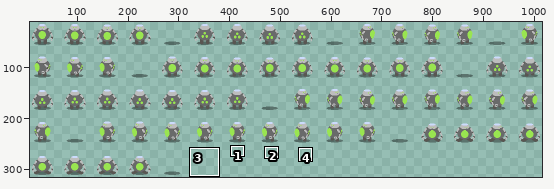
File history of a sprite sheet, Assets/Sprites/b0b/b0b.png. The first picture is a wide view before the edit; the outline marks the close-up.
Close-up. As it was:
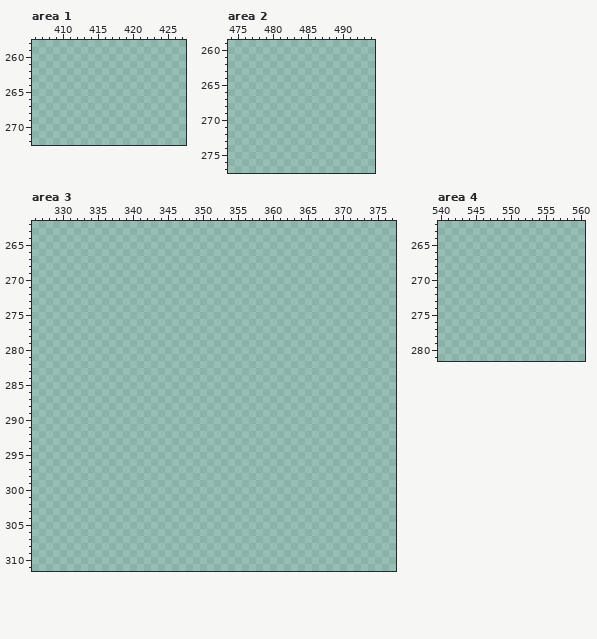
The file is 1024x512 pixels. Shown: area 1: x 406..427, y 258..272; area 2: x 474..494, y 259..277; area 3: x 326..377, y 262..311; area 4: x 540..560, y 262..281. The wide view leaves out empty margins. The commit also changed other parts of the picture, which this record leaves out.
After:
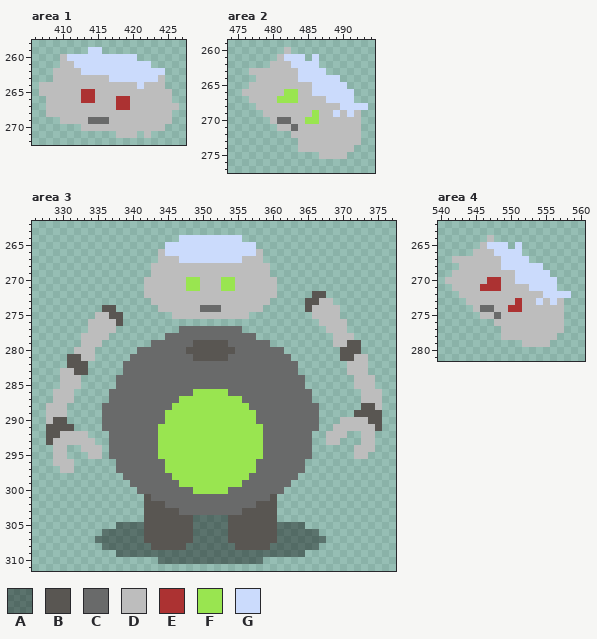
Palette (. is transparent): A #00000065  B #595652  C #696a6a  D #bdbdbd  E #ac3232  F #99e550  G #cbdbfc
Edits made:
Changed rows in their new state; - is an unchanged pixel.
Area 1:
first column x 407:
259 -------GG-----------
260 ---DGGGGGGGGGG------
261 ---DDGGGGGGGGGGG----
262 --DDDDGGGGGGGGGGGG--
263 --DDDDDDDDGGGGGGGD--
264 DDDDDDDDDDDDDDGDDD--
265 DDDDDDEEDDDDDDDDDDD-
266 -DDDDDEEDDDEEDDDDDD-
267 -DDDDDDDDDDEEDDDDDDD
268 -DDDDDDDDDDDDDDDDDD-
269 ---DDDDCCCDDDDDDDDD-
270 ------DDDDDDDDDDDD--
271 -----------DDD-D----
Area 2:
first column x 476:
260 ------D-----------
261 -----DGGG-G-------
262 ----DDDGGGG-------
263 -DDDDDDDGGGG------
264 --DDDDDDGGGGGG----
265 -DDDDDDDDDGGGGG---
266 DDDDDDFFDDGGGGGG--
267 -DDDDFFFDDDDGGGG--
268 --DDDDDDDDDDDDGGGG
269 ---DDDDDDDFDDGDGD-
270 ----DCCDDFFDDDDDD-
271 -----DDCDDDDDDDDD-
272 -------DDDDDDDDDD-
273 --------DDDDDDDDD-
274 --------DDDDDDDD--
275 -----------DDDD---
Area 3:
first column x 328:
264 -------------------GGGGGGGGG--------------------
265 -----------------GGGGGGGGGGGGG------------------
266 ----------------DGGGGGGGGGGGGGD-----------------
267 ----------------DDDGGGGGGGGGDDD-----------------
268 ---------------DDDDDDDDDDDDDDDDD----------------
269 ---------------DDDDDDDDDDDDDDDDD----------------
270 --------------DDDDDDFFDDDFFDDDDDD---------------
271 --------------DDDDDDFFDDDFFDDDDDD---------------
272 --------------DDDDDDDDDDDDDDDDDDD-----BB--------
273 ---------------DDDDDDDDDDDDDDDDD-----BBDD-------
274 --------BB------DDDDDDCCCDDDDDD------BDDDD------
275 -------DDBB-------DDDDDDDDDDD---------DDDD------
276 ------DDDDB----------------------------DDDD-----
277 ------DDDD---------CCCCCCCCC------------DDD-----
278 -----DDDD--------CCCCCCCCCCCCC-----------DDD----
279 -----DDD-------CCCCCCBBBBBCCCCCC---------DDBB---
280 ----DDD------CCCCCCCBBBBBBBCCCCCCC--------BBB---
281 ---BBDD-----CCCCCCCCCBBBBBCCCCCCCCC-------BBDD--
282 ---BBB-----CCCCCCCCCCCCCCCCCCCCCCCCC-------DDD--
283 --DDBB-----CCCCCCCCCCCCCCCCCCCCCCCCC-------DDD--
284 --DDD-----CCCCCCCCCCCCCCCCCCCCCCCCCCC-------DDD-
285 --DDD-----CCCCCCCCCCCCCCCCCCCCCCCCCCC-------DDD-
286 -DDD-----CCCCCCCCCCCCFFFFFCCCCCCCCCCCC-------DDD
287 -DDD-----CCCCCCCCCCFFFFFFFFFCCCCCCCCCC-------DDD
288 DDD-----CCCCCCCCCCFFFFFFFFFFFCCCCCCCCCC------BBD
289 DDD-----CCCCCCCCCFFFFFFFFFFFFFCCCCCCCCC-----BBBB
290 DBB-----CCCCCCCCCFFFFFFFFFFFFFCCCCCCCCC---DDDDBB
291 BBBB----CCCCCCCCFFFFFFFFFFFFFFFCCCCCCCC--DDDDDDB
292 BBDDDD---CCCCCCCFFFFFFFFFFFFFFFCCCCCCC--DDD--DD-
293 BDDDDDD--CCCCCCCFFFFFFFFFFFFFFFCCCCCCC--DD---DD-
294 -DD--DDD-CCCCCCCFFFFFFFFFFFFFFFCCCCCCC------DDD-
295 -DD---DD-CCCCCCCFFFFFFFFFFFFFFFCCCCCCC------DD--
296 -DDD------CCCCCCCFFFFFFFFFFFFFCCCCCCC-----------
297 --DD------CCCCCCCFFFFFFFFFFFFFCCCCCCC-----------
298 -----------CCCCCCCFFFFFFFFFFFCCCCCCC------------
299 ------------CCCCCCCFFFFFFFFFCCCCCCC-------------
300 -------------CCCCCCCCFFFFFCCCCCCCC--------------
301 --------------BCCCCCCCCCCCCCCCCCB---------------
302 --------------BBBCCCCCCCCCCCCCBBB---------------
303 --------------BBBBBCCCCCCCCCBBBBB---------------
304 --------------BBBBBBBAAAAABBBBBBB---------------
305 ----------AAAABBBBBBBAAAAABBBBBBBAAAA-----------
306 --------AAAAAABBBBBBBAAAAABBBBBBBAAAAAA---------
307 -------AAAAAAABBBBBBBAAAAABBBBBBBAAAAAAA--------
308 --------AAAAAAABBBBBAAAAAAABBBBBAAAAAAA---------
309 ----------AAAAAAAAAAAAAAAAAAAAAAAAAAA-----------
310 ----------------AAAAAAAAAAAAAAA-----------------
Area 4:
first column x 541:
264 ------D-----------
265 -----DGGG-G-------
266 ----DDDGGGG-------
267 -DDDDDDDGGGG------
268 --DDDDDDGGGGGG----
269 -DDDDDDDDDGGGGG---
270 DDDDDDEEDDGGGGGG--
271 -DDDDEEEDDDDGGGG--
272 --DDDDDDDDDDDDGGGG
273 ---DDDDDDDEDDGDGD-
274 ----DCCDDEEDDDDDD-
275 -----DDCDDDDDDDDD-
276 -------DDDDDDDDDD-
277 --------DDDDDDDDD-
278 --------DDDDDDDD--
279 -----------DDDD---
